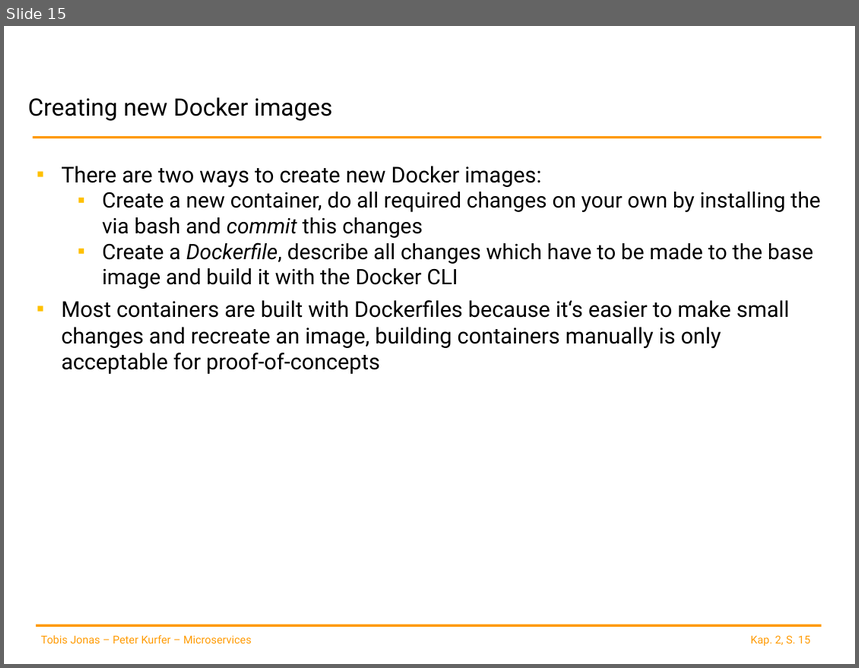
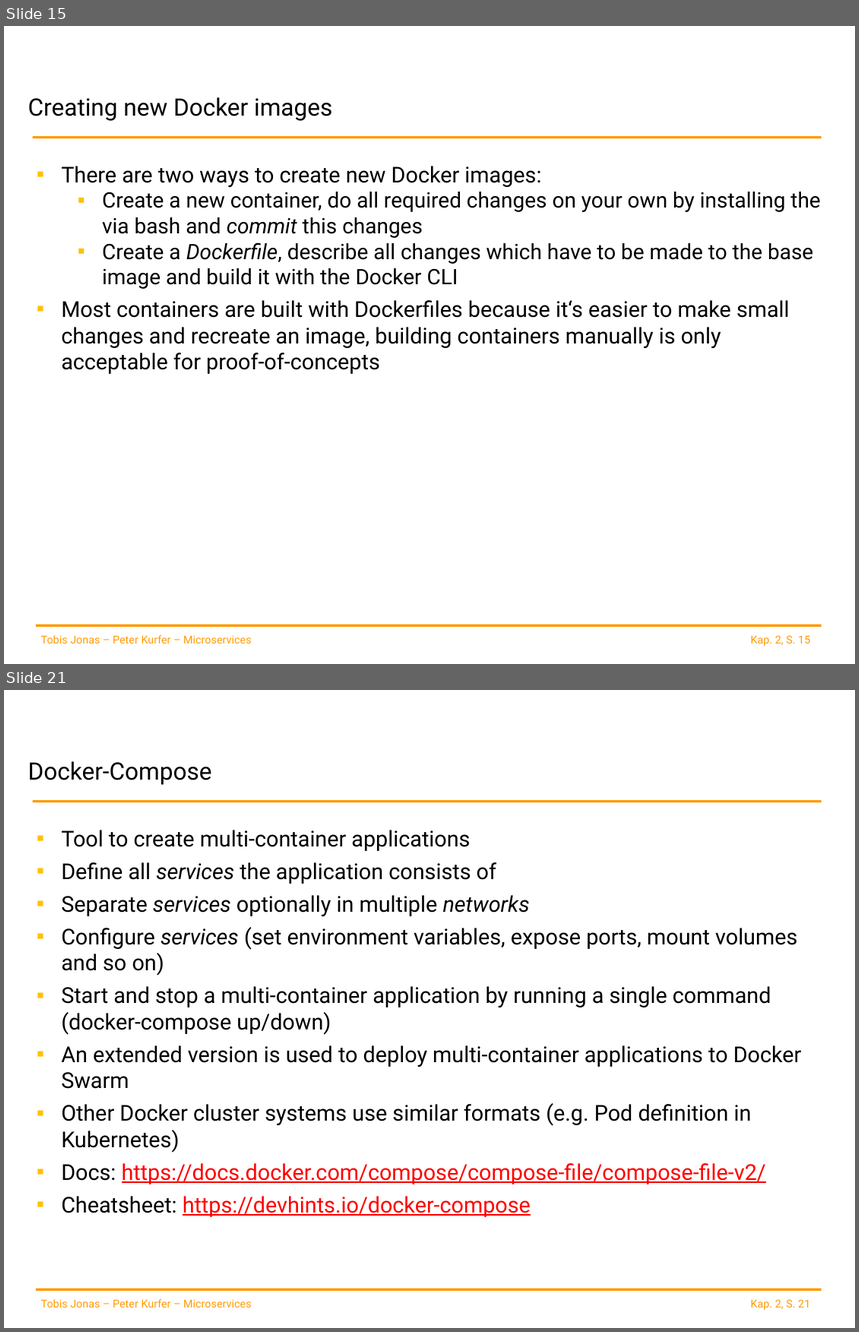
Before and after one commit to spoeck/Lectures, a slide deck: 02-Container-and-Provisioning/ContainerProvisioning.pptx. Shown one above the other, each under a label of ours: slide 15 before the commit, slides 15 and 21 after it; the slides between them are not shown. The pictures are 859x668 and 859x1332 pixels, drawn with LibreOffice and Linux fonts; fonts in the diff are those of the drawing; background and template pictures are left out. Boxes give left, top, right and bottom in pixels: in the first picture for what was removed or moved away, otherwise in the second. Text is boxed around its words. In the diff, an @@ line names an element or a change of style, - is before the commit and + after.

Commit message:
final version of docker slides

```diff
--- a/02-Container-and-Provisioning/ContainerProvisioning.pptx
+++ b/02-Container-and-Provisioning/ContainerProvisioning.pptx
@@ slide 21 added at bbox=[4, 690, 855, 1328], background #FFFFFF; not listed: 4 template elements that a slide beside it also shows @@
@@ title added at bbox=[28, 761, 212, 785], 20.3 pt, text #000000 @@
+Docker-Compose
@@ text added at bbox=[61, 830, 802, 1217], 18.5 pt, text #000000 @@
+▪ Tool to create multi-container applications
+▪ Define all services the application consists of
+▪ Separate services optionally in multiple networks
+▪ Configure services (set environment variables, expose ports, mount volumes and so on)
+▪ Start and stop a multi-container application by running a single command (docker-compose up/down)
+▪ An extended version is used to deploy multi-container applications to Docker Swarm
+▪ Other Docker cluster systems use similar formats (e.g. Pod definition in Kubernetes)
+▪ Docs: https://docs.docker.com/compose/compose-file/compose-file-v2/
+▪ Cheatsheet: https://devhints.io/docker-compose
```
Also in this commit, not shown: 4 slides changed, 3 other slides added, 1 other file.
